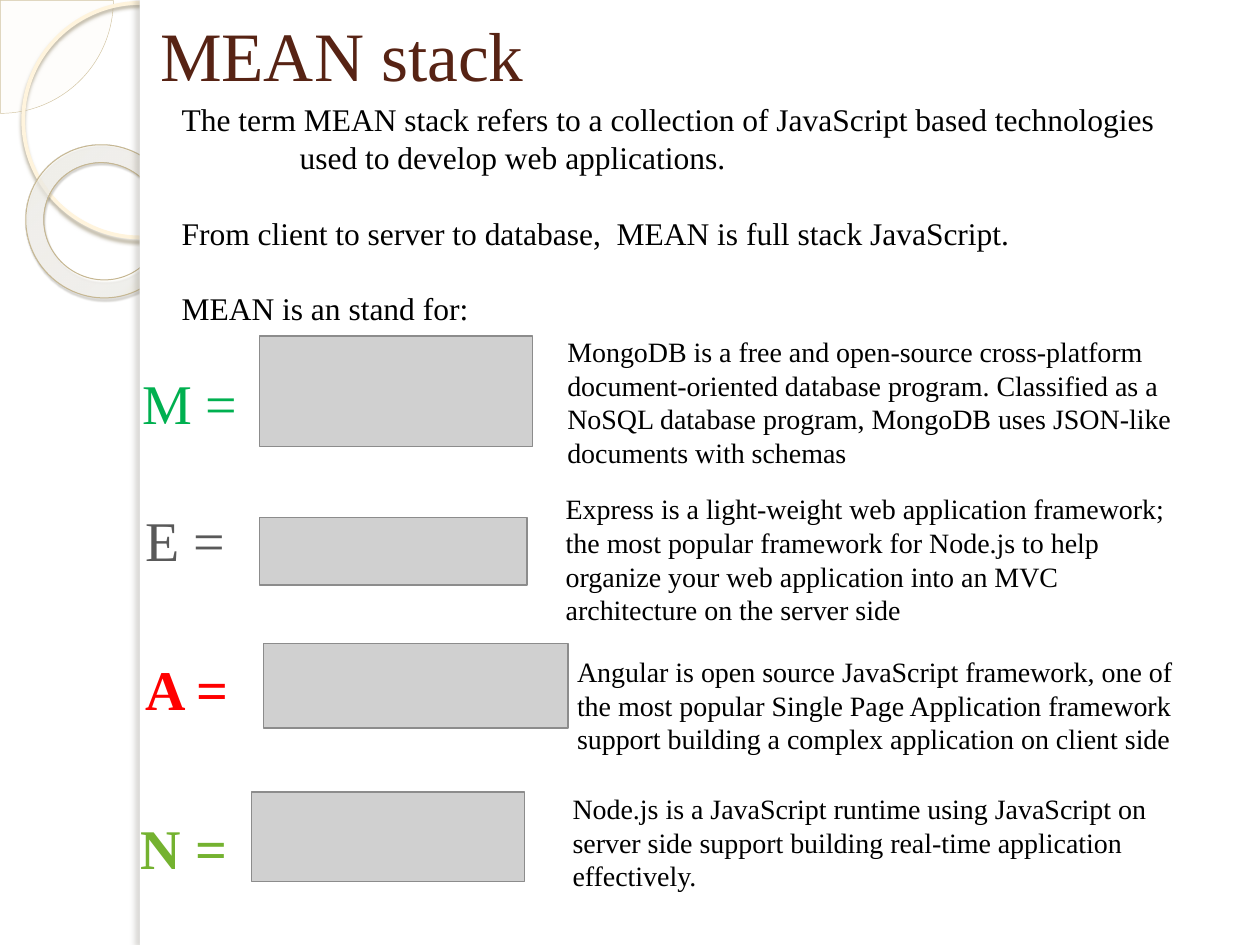
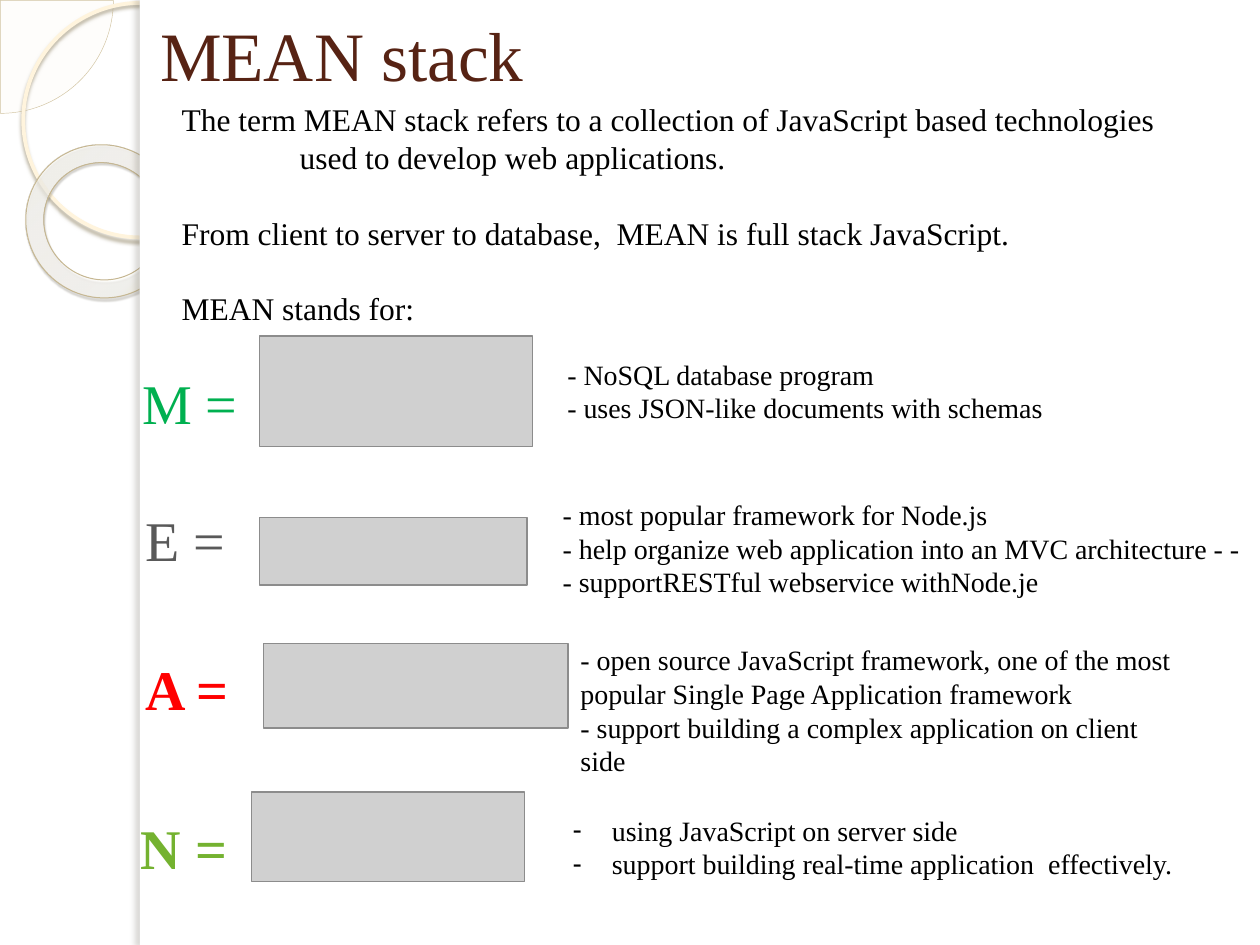
Before and after one commit to dohungcuongdev/thesis-documentation, a slide deck: slide 8 of Thesis-review.pptx (slide 7 before the commit). Drawn at 1260x945 pixels with LibreOffice and Linux fonts; fonts in the diff are those of the drawing; grey boxes stand for pictures; background and template pictures are left out. Boxes give left, top, right and bottom in pixels: in the first picture for what was removed or moved away, otherwise in the second. Text is boxed around its words. In the diff, an @@ line names an element or a change of style, - is before the commit and + after.

```diff
--- a/Thesis-review.pptx
+++ b/Thesis-review.pptx
@@ text at box(182, 298, 414, 321): text changed @@
-MEAN is an stand for:
+MEAN stands for:
@@ text at box(584, 365, 1043, 419): text changed @@
-MongoDB is a free and open-source cross-platform document-oriented database program. Classified as a NoSQL database program, MongoDB uses JSON-like documents with schemas
+- NoSQL database program
+- uses JSON-like documents with schemas
@@ text at box(579, 505, 1207, 598): text changed @@
-Express is a light-weight web application framework; the most popular framework for Node.js to help organize your web application into an MVC architecture on the server side
+- most popular framework for Node.js
+- help organize web application into an MVC architecture - - - supportRESTful webservice withNode.je
@@ text at box(580, 650, 1170, 772): text changed @@
-Angular is open source JavaScript framework, one of the most popular Single Page Application framework support building a complex application on client side
+- open source JavaScript framework, one of the most popular Single Page Application framework
+- support building a complex application on client side
@@ text at box(612, 821, 1172, 880): text changed @@
-Node.js is a JavaScript runtime using JavaScript on server side support building real-time application effectively.
+– using JavaScript on server side
+– support building real-time application effectively.
```
Also in this commit, not shown: 4 other slides changed, 4 slides added, 1 other file.
